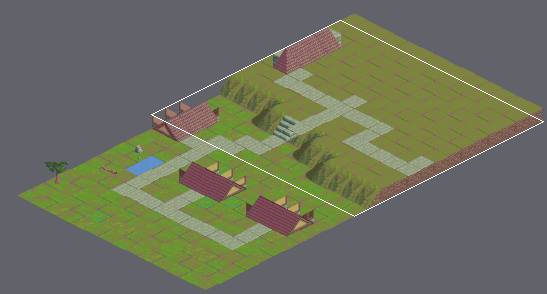
Tiled map -- assets/maps/test.tmx. The picture above shows the old version from afar; the outline marks the close-up.
Close-up. Before the commit:
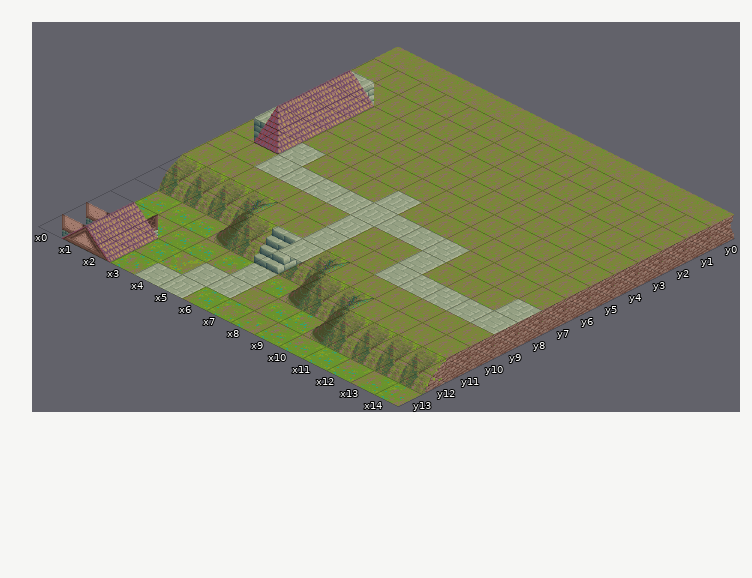
Cells are 64x32 px. Isometric: x runs down to the right, y down to the left. Shown: x 0..14, y 0..13. The commit also changed other parts of the map, which this record leaves out. The old version is drawn lined up with the new one.
The result:
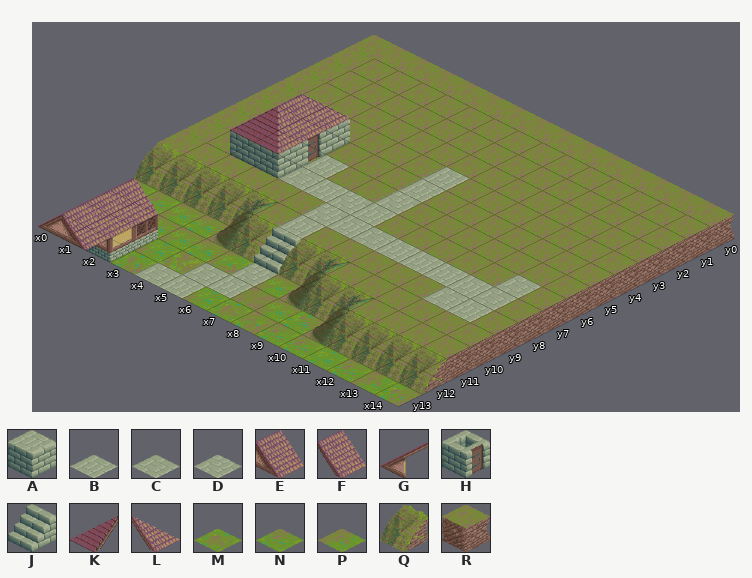
Key: from "iso-64x64-building_2": A 0, B 2, C 3, D 4, E 12, F 14, G 15, H 38, J 54, K 62, L 63; from "iso-64x64-outside": M 6, N 14, P 20, Q 31, R 34.
_ is an empty cell.
From old to new:
map size 14x25 -> 15x25 cells (old content now starts at 1,0; both pictures use the new coordinates)
Layer "0 floor":
Tile Q becomes tile J in row 10 at x 6.
The author put tile M in row 12 at x 0.
The author put tile N in rows 10 to 11 at x 0.
The author put tile P in row 13 at x 0.
The author put tile Q in row 9 at x 0.
The author put tile R in rows 0 to 8 at x 0.
Layer "0 decoration":
Tile J is removed in row 10 at x 6.
Layer "1 floor":
Tile D becomes tile A in row 6 at x 2.
Tile H becomes tile A in row 4 at x 1.
The author put tile A in row 4 at x 2; in row 6 at x 1.
Tile C becomes tile B in row 7 at x 9; in row 8 at x 12.
Tile D becomes tile B in row 6 at x 4.
The author put tile B in rows 3 to 4 at x 6; in row 5 at x 3; in row 7 at x 8 and 10 to 11; in row 8 at x 5.
Tile B becomes tile C in row 6 at x 3.
Tile D becomes tile C in row 8 at x 11.
The author put tile C in row 6 at x 12; in row 7 at x 7 and 12.
Tile B becomes tile D in row 5 at x 6; in row 6 at x 5.
The author put tile D in row 7 at x 5.
Tile G becomes tile E in rows 12 to 13 at x 1.
The author put tile E in row 11 at x 1.
The author put tile G in rows 11 to 13 at x 0.
Tile D becomes tile H in row 5 at x 2.
Tile A is removed in rows 2 to 3 at x 1.
Tile B is removed in row 9 at x 6.
Tile C is removed in row 6 at x 7 to 8; in row 8 at x 6, 9 and 13.
Tile D is removed in row 6 at x 9; in row 7 at x 13; in row 8 at x 10.
Tile E is removed in rows 12 to 13 at x 2.
Layer "2":
The author put tile K in row 5 at x 0.
Tile F becomes tile L in row 3 at x 1.
Tile F is removed in row 2 at x 1.
Changed places in both close-ups, as pixel boxes (x1, y1, x2, y2):
changed: (38, 35, 542, 334)
